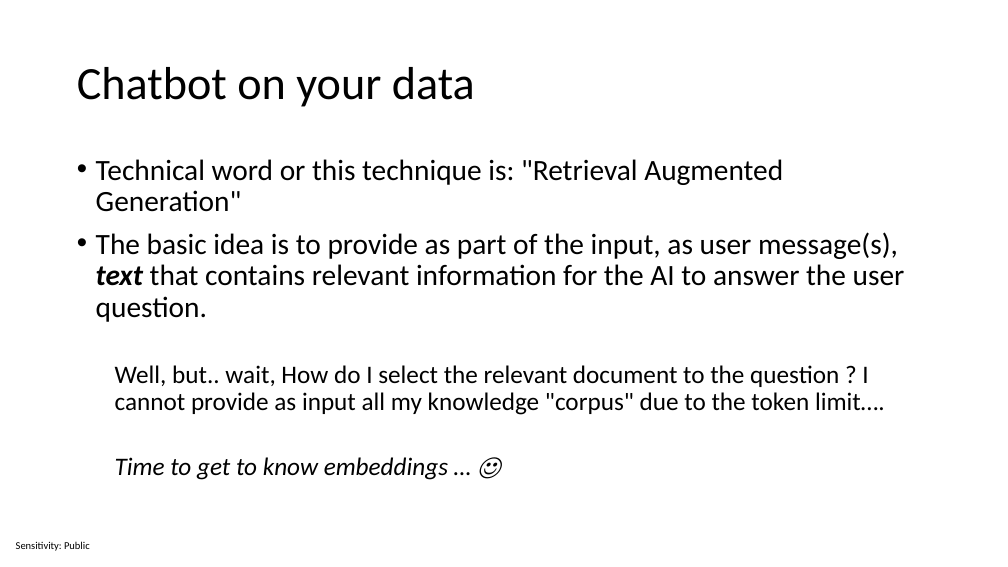
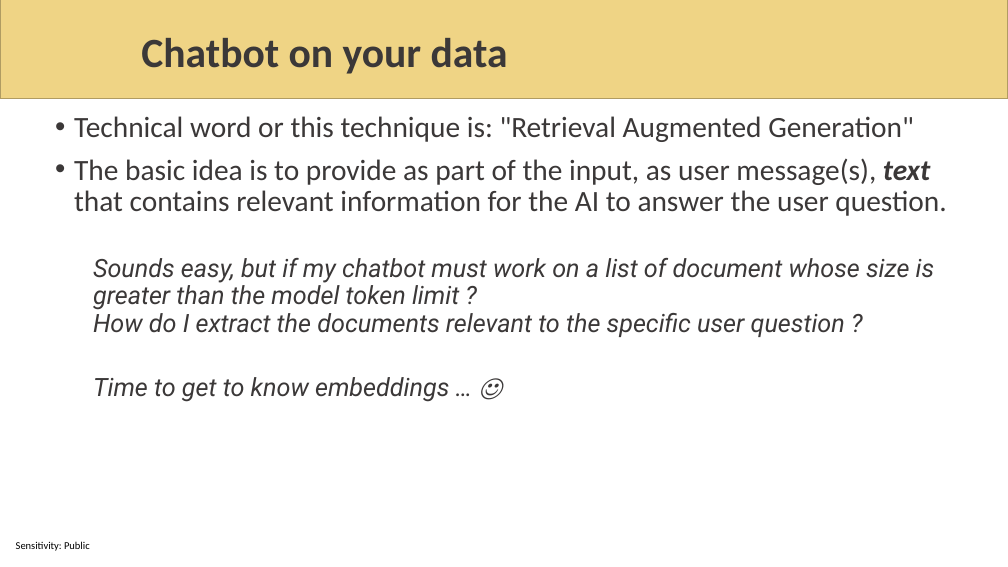
Before and after one commit to sabbadino/AzureDay2023Torino, a slide deck: slide 12 of sessions/room1_15_30/azure-day-ChatBot.pptx (slide 11 before the commit). Drawn at 1008x567 pixels with LibreOffice and Linux fonts; fonts in the diff are those of the drawing; background and template pictures are left out. Boxes give left, top, right and bottom in pixels: in the first picture for what was removed or moved away, otherwise in the second. Text is boxed around its words. In the diff, an @@ line names an element or a change of style, - is before the commit and + after.

```diff
--- a/sessions/room1_15_30/azure-day-ChatBot.pptx
+++ b/sessions/room1_15_30/azure-day-ChatBot.pptx
@@ rectangle added at [0,0,1008,99], fill #EFD485, outline #B19D62 1 pt @@
@@ title "Chatbot on your data": place and size @@
-title "Chatbot on your data" at [77,67,475,107]
+title "Chatbot on your data" at [141,38,508,74]
@@ title "Chatbot on your data" at [141,38,508,74]: size 44 to 39.6 pt, text colour #000000 to #3B3838, bold on @@
@@ text "Technical word or this technique ...": place and size @@
-text "Technical word or this technique ..." at [96,159,905,480]
+text "Technical word or this technique ..." at [74,116,946,402]
@@ text at [74,116,946,402]: text colour #000000 to #3B3838 in "Technical word or this technique is: "Retrieval ...", "The basic idea is to provide as ...", "Time to get to know embeddings … ..."; font Calibri to Roboto in "Time to get to know embeddings … ..." @@
@@ text at [93,258,935,337]: text changed; font Calibri to Roboto; text colour #000000 to #3B3838; italic on @@
-  Well, but.. wait, How do I select the relevant document to the question ? I cannot provide as input all my knowledge "corpus" due to the token limit….
+  Sounds easy, but if my chatbot must work on a list of document whose size is greater than the model token limit ?
+  How do I extract the documents relevant to the specific user question ?
```
Also in this commit, not shown: 32 other slides changed, 5 slides added, 1 slide removed, 3 other files.
